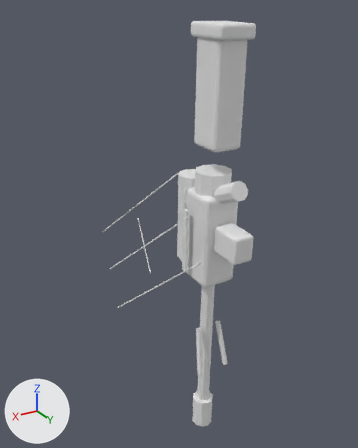
The OBJ model ArtSource/Heroes/BuildPlans/Sivra/Weapons.obj: old version first, new version second.
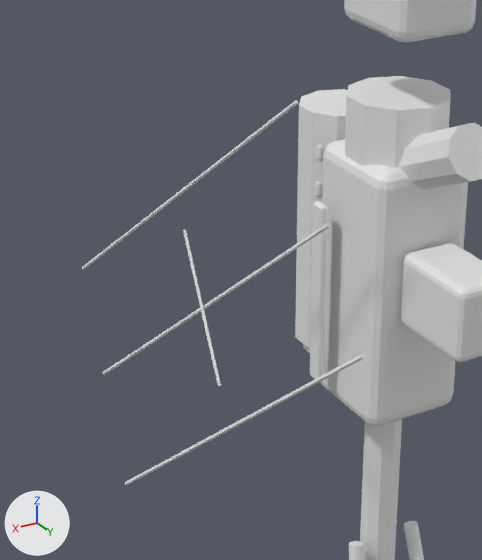
Old and new are each drawn whole from a 50 mm lens placed at (1.072, 0.013, 0.411), pointed at (0.42, -1.074, -0.133) and again close up on the part from 20% to 68% of the width and 31% to 75% of the height. Every picture has the same lights, and +X, +Y and +Z are marked at lower left. The first two pictures are the older version. Where no turn or scale is listed for an object, it has been applied to the vertices.

The first close-up shows 'Weapons'.
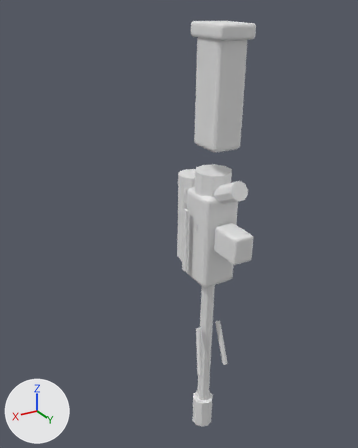
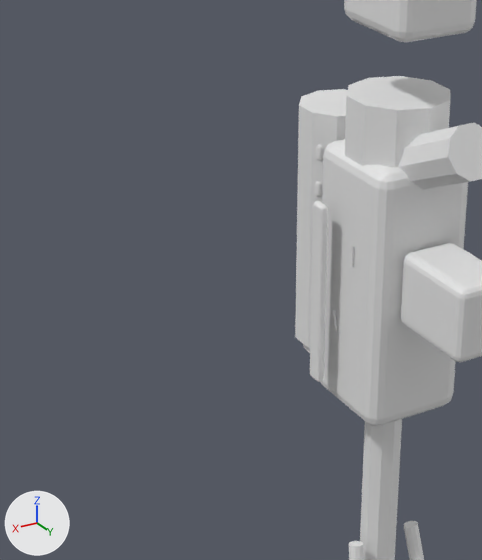
What the commit changed:
me_weapons is used by ob_weapons; location (0.0, 0.0, 0.0).
me_weapons had 1462 vertices, 2836 faces and spanned x 0.276..0.613, y -1.244..-0.818, z -0.881..0.388.
me_weapons now has 1450 vertices, 2816 faces and spans x 0.275..0.407, y -1.195..-0.89, z -0.881..0.388.
me_weapons part 1: the loose piece of 12 vertices spanning x 0.539..0.563, y -1.083..-0.978, z -0.204..-0.093 is multiplied about its middle by the matrix ((0.127, 0.014, 0.037), (-0.039, 0.059, 0.113), (-0.005, -0.119, 0.06)), then moved by (-0.275, -0.029, 0.013).
me_weapons part 2: the loose piece of 12 vertices spanning x 0.513..0.613, y -1.088..-0.818, z -0.35..-0.113 is deleted.
me_weapons part 3: the loose piece of 12 vertices spanning x 0.497..0.597, y -1.166..-0.896, z -0.268..-0.031 is deleted.
me_weapons part 4: the loose piece of 12 vertices spanning x 0.482..0.582, y -1.244..-0.974, z -0.186..0.051 is deleted.
Part 5, on me_weapons:
24 vertices are added at x 0.386..0.388, y -1.067..-1.031, z -0.227..-0.126.
40 new faces join them.

Location of each change, (x1, y1, x2, y2) in pixels of the close-ups (482 x 560 px; the box of a moved part takes in the faces that stretch with it):
'Weapons', reshaped
    before: (82, 0, 482, 560)
    after: (295, 0, 482, 560)
part 1 of me_weapons, moved or reshaped (not visible afterwards)
    before: (183, 230, 221, 386)
part 2 of me_weapons, deleted
    before: (125, 354, 365, 486)
part 3 of me_weapons, deleted
    before: (103, 223, 330, 375)
part 4 of me_weapons, deleted
    before: (82, 100, 298, 270)
part 5 of me_weapons, added
    after: (332, 246, 354, 330)
